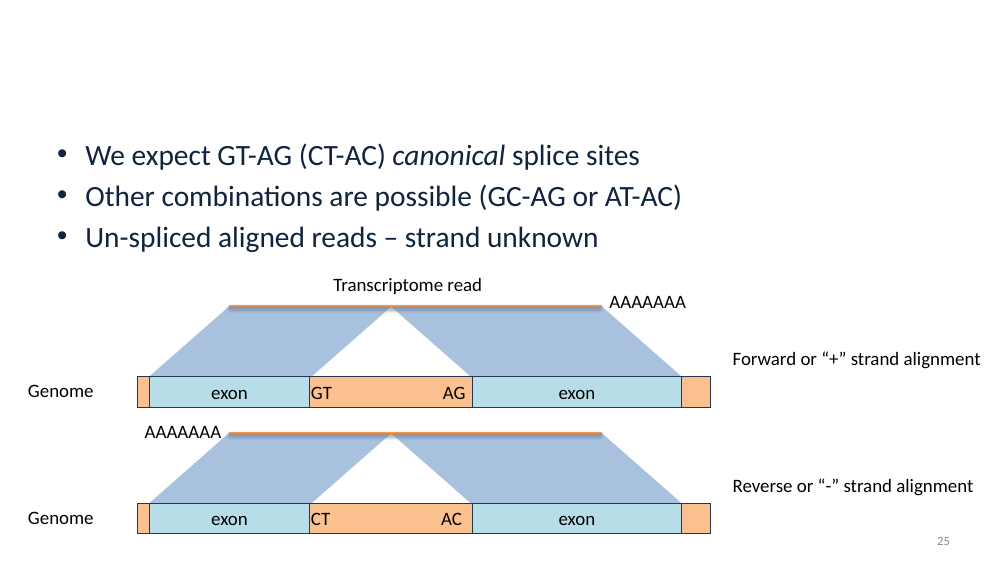
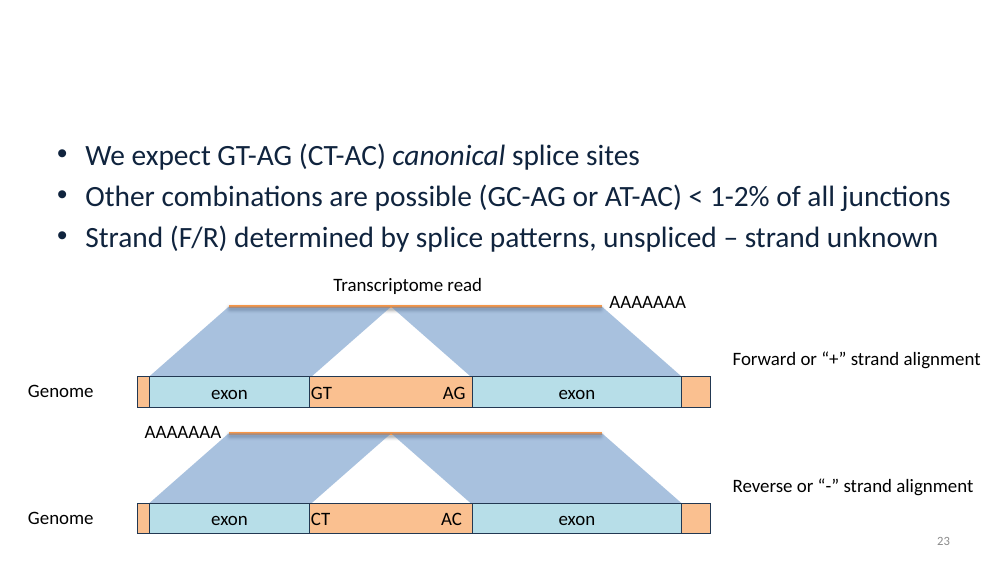
Before and after one commit to alekseyzimin/BME-Algorithms-for-Analysis-of-Genomic-Data, a slide deck: slide 23 of Lectures/Week 9 -- Transcript sequencing and Assembly.pptx (slide 25 before the commit). Drawn at 1008x567 pixels with LibreOffice and Linux fonts; fonts in the diff are those of the drawing; background and template pictures are left out. Boxes give left, top, right and bottom in pixels: in the first picture for what was removed or moved away, otherwise in the second. Text is boxed around its words. In the diff, an @@ line names an element or a change of style, - is before the commit and + after.

```diff
--- a/Lectures/Week 9 -- Transcript sequencing and Assembly.pptx
+++ b/Lectures/Week 9 -- Transcript sequencing and Assembly.pptx
@@ text at <box>85,184,951,252</box>: text changed @@
-• Other combinations are possible (GC-AG or AT-AC)
-• Un-spliced aligned reads – strand unknown
+• Other combinations are possible (GC-AG or AT-AC) < 1-2% of all junctions
+• Strand (F/R) determined by splice patterns, unspliced – strand unknown
```
Also in this commit, not shown: 5 other slides changed, 4 slides added, 3 slides removed, 1 other file.
